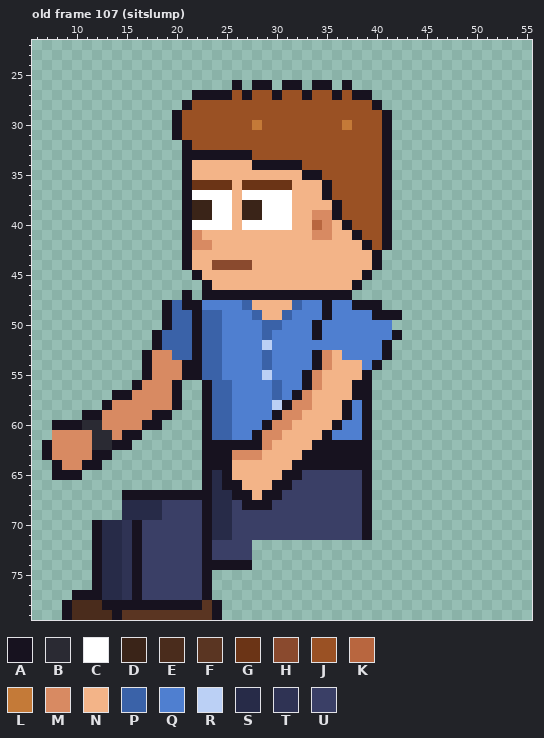
One commit to this pixel-art file: sprites/custom/custom_intern_curly_left_anim.aseprite. Above, as it was before the edit.
64x80 pixels, 129 frames. Colours within 5 levels of each other are drawn and written as one. Shown: old frame 107 (sitslump): x 6..55, y 22..79. The commit also changed other frames, which this record leaves out.
Visible layers, top first: "Arm Top", "Hair", "Face", "Watch", "Near Arm", "Collar", "Belt", "Shirt", "Body", "Back Arm", "Pants", "Shoes".
Palette (. is transparent): A #17121f  B #2a2a33  C #ffffff  D #3a2418  E #4a2c1c  F #5a3522  G #6b3416  H #8a4a2e  J #9a5124  K #b8663f  L #c47a38  M #d88a62  N #f3b488  P #3a62a8  Q #4f7fd0  R #bbd0f5  S #272b48  T #2f3354  U #3a3f66
Pixels before, old frame 107 (sitslump) (only the part around the change), first column x 6:
36 ...............AGGGGNGGGGGNNNAJJJJJA............
37 ...............ACCCCNCCCCCNNNAJJJJJA............
38 ...............ADDCCNDDCCCNNNNAJJJJA............
39 ...............ADDCCNDDCCCNNMMAJJJJA............
40 ...............ACCCCNCCCCCNNKMNAJJJA............
41 ...............AMNNNNNNNNNNNMMNNAJJA............
42 ...............AMMNNNNNNNNNNNNNNNAJA............
43 ...............ANNNNNNNNNNNNNNNNNNA.............
44 ...............ANNHHHHNNNNNNNNNNNNA.............
45 ................ANNNNNNNNNNNNNNNNA..............
46 .................ANNNNNNNNNNNNNNA...............
47 ...............A.AAAAAAAAAAAAAAA................
48 .............APAAQQQQPNNNNPQQAQQAAA.............
49 .............APPAPPQQQPNNPQQQAQQQQAAA...........
50 .............APPAPPQQQQPPQQQAQQQQQQQ............
51 ............APPPAPPQQQQPQQQQAQQQQQQQA...........
52 ............APPPAPPQQQQRQQQQQQQQQQQA............
53 ...........AMMPPAPPQQQQPQQQQAMNQQQQA............
54 ...........AMMMAAPPQQQQPQQQQAMNNNQA.............
55 ...........AMMMAAPPQQQQRQQQAMNNNNA..............
56 ..........AMMMA..APPQQQQPQQAMNNNAA..............
57 ........AAMMMMA..APPQQQQPQAMNNNNAA..............
58 .......AMMMMMMA..APPQQQQRAMMNNNAQA..............
59 .....AAMMMMMAA...APPQQQQAMMNNNNAQA..............
60 ..AAABBMMMMAA....APPQQQAMMNNNNAQQA..............
61 ..MMMMBBMAA......APPQQAMMNNNNAQQQA..............
62 .AMMMMBBAA.......AAAAAAMNNNNAAAAAA..............
63 .AMMMMAA.........AAAMMMNNNNAAAAAAA..............
64 ..AMMAA..........AAANNNNNNAAAAAAAA..............
65 ..AAA............ASANNNNNAAUUUUUUA..............
66 .................ASAANNNAAUUUUUUUA..............
67 .........AAAAAAAAASSAANAAUUUUUUUUA..............
68 .........SSSSUUUUASSUAAAUUUUUUUUUA..............
69 .........SSSSUUUUASSUUUUUUUUUUUUUA..............
70 ......ASSTAUUUUUUASSUUUUUUUUUUUUUA..............
71 ......ASSTAUUUUUUASSUUUUUUUUUUUUUA..............
72 ......ASSTAUUUUUUAUUUU..........................
73 ......ASSTAUUUUUUAUUUU..........................
74 ......ASSTAUUUUUUAAAAA..........................
After:
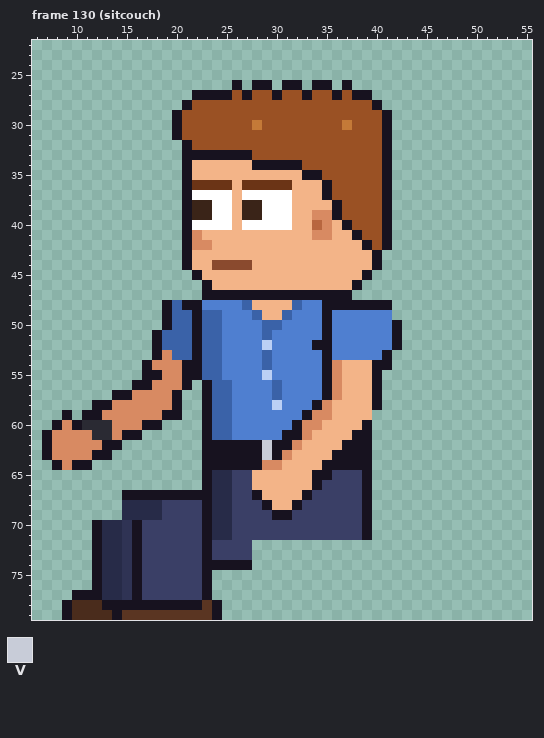
Colours new in this view: V #c8ccd8
A new or re-ordered frame is compared with the old frame closest to it.
Edits made:
{"change": "frames 129 -> 135"}
{"where": "frame 130 (sitcouch) is new; against old frame 107 (sitslump), layers \"Watch\", \"Near Arm\", \"Back Arm\""}
{"frame":130,"y":47,"x":21,"old":"A","new":"."}
{"frame":130,"y":48,"x":36,"old":"QQ","new":"AA"}
{"frame":130,"y":48,"x":41,"old":".","new":"A"}
{"frame":130,"y":49,"x":40,"old":"AAA","new":"QQ."}
{"frame":130,"y":50,"x":34,"old":"AQ","new":"QA"}
{"frame":130,"y":50,"x":42,"old":".","new":"A"}
{"frame":130,"y":51,"x":34,"old":"AQ","new":"QA"}
{"frame":130,"y":52,"x":34,"old":"QQ","new":"AA"}
{"frame":130,"y":52,"x":41,"old":"A.","new":"QA"}
{"frame":130,"y":53,"x":17,"old":"AM","new":".A"}
{"frame":130,"y":53,"x":34,"old":"AMN","new":"QAQ"}
{"frame":130,"y":54,"x":34,"old":"AMN","new":"QAM"}
{"frame":130,"y":54,"x":39,"old":"Q","new":"N"}
{"frame":130,"y":54,"x":41,"old":".","new":"A"}
{"frame":130,"y":55,"x":18,"old":"M","new":"A"}
{"frame":130,"y":55,"x":33,"old":"AMNN","new":"QQAM"}
{"frame":130,"y":55,"x":39,"old":"A.","new":"NA"}
{"frame":130,"y":56,"x":17,"old":"M","new":"A"}
{"frame":130,"y":56,"x":20,"old":"A.","new":"MA"}
{"frame":130,"y":56,"x":33,"old":"AMNN","new":"QQAM"}
{"frame":130,"y":56,"x":38,"old":"AA.","new":"NNA"}
{"frame":130,"y":57,"x":32,"old":"AMNNN","new":"QQQAM"}
{"frame":130,"y":57,"x":38,"old":"AA.","new":"NNA"}
{"frame":130,"y":58,"x":12,"old":".","new":"A"}
{"frame":130,"y":58,"x":31,"old":"AMMNN","new":"QQQAM"}
{"frame":130,"y":58,"x":37,"old":"AQA.","new":"NNNA"}
{"frame":130,"y":59,"x":9,"old":".","new":"A"}
{"frame":130,"y":59,"x":18,"old":"A","new":"M"}
{"frame":130,"y":59,"x":20,"old":".","new":"A"}
{"frame":130,"y":59,"x":30,"old":"AMMNNN","new":"QQQAMM"}
{"frame":130,"y":59,"x":37,"old":"AQA","new":"NNN"}
{"frame":130,"y":60,"x":9,"old":"A","new":"M"}
{"frame":130,"y":60,"x":13,"old":"M","new":"B"}
{"frame":130,"y":60,"x":29,"old":"AMMNNN","new":"QQQAMM"}
{"frame":130,"y":60,"x":36,"old":"AQQ","new":"NNN"}
{"frame":130,"y":61,"x":7,"old":".","new":"A"}
{"frame":130,"y":61,"x":28,"old":"AMMNNN","new":"QQQAAM"}
{"frame":130,"y":61,"x":35,"old":"AQQQ","new":"NNNA"}
{"frame":130,"y":62,"x":12,"old":"BB","new":"MA"}
{"frame":130,"y":62,"x":15,"old":"A","new":"."}
{"frame":130,"y":62,"x":29,"old":"MNNN","new":"VAAM"}
{"frame":130,"y":62,"x":34,"old":"AAA","new":"NNN"}
{"frame":130,"y":63,"x":26,"old":"MMMNNN","new":"AAAVAM"}
{"frame":130,"y":63,"x":33,"old":"AAA","new":"NNN"}
{"frame":130,"y":64,"x":10,"old":"M","new":"A"}
{"frame":130,"y":64,"x":12,"old":"A","new":"."}
{"frame":130,"y":64,"x":26,"old":"NNNNN","new":"AAAMM"}
{"frame":130,"y":64,"x":32,"old":"AAA","new":"NNN"}
{"frame":130,"y":65,"x":8,"old":"AAA","new":"..."}
{"frame":130,"y":65,"x":25,"old":"ANN","new":"SUU"}
{"frame":130,"y":65,"x":31,"old":"AAUUU","new":"NNNAA"}
{"frame":130,"y":66,"x":25,"old":"AAN","new":"SUU"}
{"frame":130,"y":66,"x":30,"old":"AAUUU","new":"NNNNA"}
{"frame":130,"y":67,"x":26,"old":"AANAAUUU","new":"UUANNNNA"}
{"frame":130,"y":68,"x":27,"old":"AA","new":"UU"}
{"frame":130,"y":68,"x":30,"old":"UUU","new":"NNA"}
{"frame":130,"y":69,"x":30,"old":"UU","new":"AA"}
